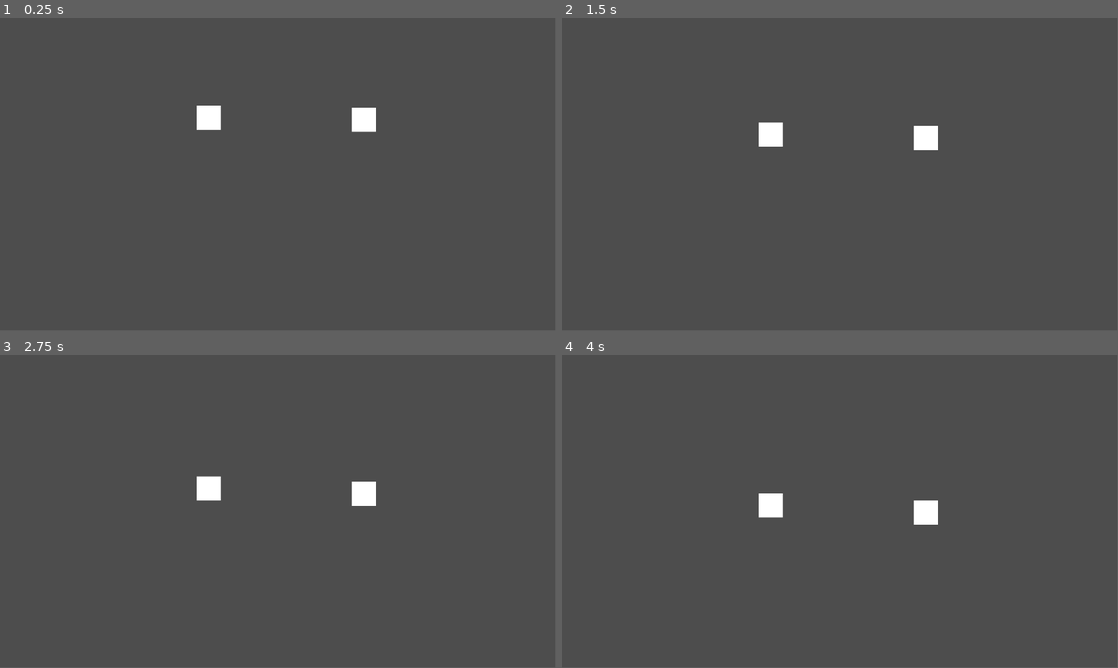
Above: before the commit, frames 1-4 (two rows, left to right).
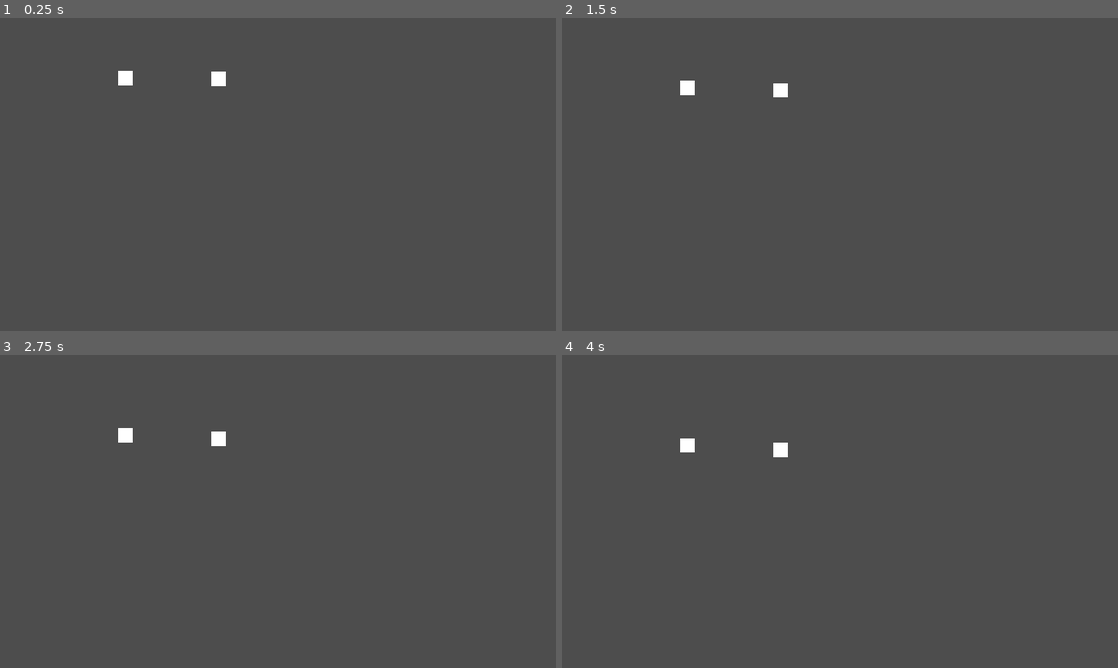
Above: after the commit, the same moments.

Repository: milksake/Slime
Game: Godot game, scene res://moco/moco.tscn
The game is run twice, just before and just after one commit, with the same random seed, the same clock (stepped at 60 frames per second) and the same inputs.
Inputs (mouse positions are in pixels of both pictures, inside the frame that each line leads up to):
- Up to frame 1 (0.25 s): no input
- Up to frame 2 (1.5 s): tap Enter at 0.5 s; move the mouse to (962, 158) at 0.52 s; press the mouse at (962, 158) at 0.53 s; hold Right (ui_right) 0.53-1.28 s; move the mouse to (728, 190) at 1.27 s; release the mouse at (728, 190) at 1.28 s; hold Left (ui_left) from 1.28 s (still down); click (728, 190) at 1.35 s
- Up to frame 3 (2.75 s): move the mouse to (333, 442) at 2.02 s; release Left (ui_left) at 2.03 s; press the mouse at (333, 442) at 2.03 s; hold Right (ui_right) from 2.03 s (still down)
- Up to frame 4 (4 s): move the mouse to (812, 574) at 2.77 s; release the mouse at (812, 574) at 2.78 s; click (812, 574) at 2.85 s; tap Space at 3.5 s; move the mouse to (1006, 558) at 3.52 s; release Right (ui_right) at 3.53 s; press the mouse at (1006, 558) at 3.53 s; hold Left (ui_left) from 3.53 s (still down)
In our replay, the window is 799x449 before the commit and 800x450 after it. These sizes can differ from the game's own. Grey fills any space a smaller window leaves; there, only what the larger window draws over its background counts as a difference.

The runs differ from the first frame. In frame 1, 0.9% of the frame differs, in the area x 21-68%, y 16-37%; in frame 2, 0.9%; in frame 3, 0.9%, in the area x 21-68%, y 23-49%; in frame 4, 0.9%.

Commit message:
binocular

Diff:
--- a/project.godot
+++ b/project.godot
@@ -15,8 +15,22 @@
 config/features=PackedStringArray("4.2", "Mobile")
 config/icon="res://icon.svg"
 
+[display]
+
+window/size/viewport_width=1920
+window/size/viewport_height=1080
+window/size/window_width_override=960
+window/size/window_height_override=540
+window/stretch/mode="canvas_items"
+window/stretch/aspect="expand"
+
 [input]
 
+left_click={
+"deadzone": 0.5,
+"events": [Object(InputEventMouseButton,"resource_local_to_scene":false,"resource_name":"","device":-1,"window_id":0,"alt_pressed":false,"shift_pressed":false,"ctrl_pressed":false,"meta_pressed":false,"button_mask":0,"position":Vector2(0, 0),"global_position":Vector2(0, 0),"factor":1.0,"button_index":1,"canceled":false,"pressed":false,"double_click":false,"script":null)
+]
+}
 limpiar_moco_izq={
 "deadzone": 0.5,
 "events": [Object(InputEventKey,"resource_local_to_scene":false,"resource_name":"","device":-1,"window_id":0,"alt_pressed":false,"shift_pressed":false,"ctrl_pressed":false,"meta_pressed":false,"pressed":false,"keycode":0,"physical_keycode":65,"key_label":0,"unicode":97,"echo":false,"script":null)
--- /dev/null
+++ b/scenes/arrow.tscn
@@ -0,0 +1,16 @@
+[gd_scene load_steps=3 format=3 uid="uid://uxwtk1n50hnr"]
+
+[ext_resource type="Script" path="res://scripts/arrow.gd" id="1_veg4p"]
+[ext_resource type="Texture2D" uid="uid://cqqiqerlqlrq" path="res://icon.svg" id="2_1obo5"]
+
+[node name="Arrow" type="Node2D"]
+script = ExtResource("1_veg4p")
+
+[node name="Sprite2D" type="Sprite2D" parent="."]
+texture = ExtResource("2_1obo5")
+
+[node name="Sprite2D2" type="Sprite2D" parent="."]
+position = Vector2(57, 0.999996)
+rotation = -0.785398
+scale = Vector2(0.671875, 0.671875)
+texture = ExtResource("2_1obo5")
--- /dev/null
+++ b/scenes/binocular.tscn
@@ -0,0 +1,31 @@
+[gd_scene load_steps=6 format=3 uid="uid://c02pxyk02f7fw"]
+
+[ext_resource type="Script" path="res://scripts/binocular.gd" id="1_k0oi4"]
+[ext_resource type="PackedScene" uid="uid://ccftxic4q1bno" path="res://scenes/target.tscn" id="2_cj21g"]
+[ext_resource type="PackedScene" uid="uid://uxwtk1n50hnr" path="res://scenes/arrow.tscn" id="3_jamr6"]
+[ext_resource type="Texture2D" uid="uid://bm8larv2opxml" path="res://assets/binoculares.png" id="3_rgv22"]
+[ext_resource type="PackedScene" uid="uid://dolwsfd4w08nk" path="res://scenes/target_symbol.tscn" id="4_ktapy"]
+
+[node name="Binocular" type="Node2D" node_paths=PackedStringArray("arrow", "camera", "target_symbol")]
+script = ExtResource("1_k0oi4")
+plane_velocity = 50.0
+turn_velocity = 1.0
+target_symbol_velocity = 10.0
+target_scene = ExtResource("2_cj21g")
+arrow = NodePath("Camera2D/Arrow")
+camera = NodePath("Camera2D")
+target_symbol = NodePath("Camera2D/TargetSymbol")
+spawnAreaLimits = Rect2(-1000, -1000, 2000, 2000)
+
+[node name="Camera2D" type="Camera2D" parent="."]
+ignore_rotation = false
+
+[node name="TargetSymbol" parent="Camera2D" instance=ExtResource("4_ktapy")]
+
+[node name="Arrow" parent="Camera2D" instance=ExtResource("3_jamr6")]
+z_index = 2
+
+[node name="Sprite2D" type="Sprite2D" parent="Camera2D"]
+z_index = 1
+scale = Vector2(0.55, -0.569)
+texture = ExtResource("3_rgv22")
--- /dev/null
+++ b/scenes/target.tscn
@@ -0,0 +1,24 @@
+[gd_scene load_steps=4 format=3 uid="uid://ccftxic4q1bno"]
+
+[ext_resource type="Script" path="res://scripts/target.gd" id="1_4tyaf"]
+[ext_resource type="Texture2D" uid="uid://bwh6enurwv0od" path="res://assets/target.png" id="2_3s5ox"]
+
+[sub_resource type="RectangleShape2D" id="RectangleShape2D_1g1ni"]
+size = Vector2(226, 162)
+
+[node name="Target" type="Area2D" node_paths=PackedStringArray("vis")]
+collision_layer = 8
+collision_mask = 8
+script = ExtResource("1_4tyaf")
+vis = NodePath("VisibleOnScreenNotifier2D")
+
+[node name="CollisionShape2D" type="CollisionShape2D" parent="."]
+shape = SubResource("RectangleShape2D_1g1ni")
+
+[node name="Icon" type="Sprite2D" parent="."]
+position = Vector2(-40, 0)
+scale = Vector2(0.7, 0.7)
+texture = ExtResource("2_3s5ox")
+
+[node name="VisibleOnScreenNotifier2D" type="VisibleOnScreenNotifier2D" parent="."]
+scale = Vector2(6.4, 6.4)
--- /dev/null
+++ b/scenes/target_symbol.tscn
@@ -0,0 +1,18 @@
+[gd_scene load_steps=3 format=3 uid="uid://dolwsfd4w08nk"]
+
+[ext_resource type="Texture2D" uid="uid://cqqiqerlqlrq" path="res://icon.svg" id="1_yqmhh"]
+
+[sub_resource type="RectangleShape2D" id="RectangleShape2D_d7tya"]
+size = Vector2(128, 128)
+
+[node name="TargetSymbol" type="Area2D"]
+z_index = 1
+collision_layer = 8
+collision_mask = 8
+
+[node name="Sprite" type="Sprite2D" parent="."]
+modulate = Color(0.729412, 0.141176, 0.270588, 0.482353)
+texture = ExtResource("1_yqmhh")
+
+[node name="CollisionShape2D" type="CollisionShape2D" parent="."]
+shape = SubResource("RectangleShape2D_d7tya")
--- /dev/null
+++ b/scripts/arrow.gd
@@ -0,0 +1,8 @@
+extends Node2D
+class_name Arrow
+
+func _ready():
+	pass
+
+func _process(delta):
+	pass
--- /dev/null
+++ b/scripts/binocular.gd
@@ -0,0 +1,73 @@
+extends Node2D
+
+@export var plane_velocity : float
+@export var turn_velocity : float
+@export var target_symbol_velocity : float
+
+@export var target_scene : PackedScene
+@export var arrow : Arrow
+@export var camera : Camera2D
+@export var target_symbol : Area2D
+
+@export var spawnAreaLimits : Rect2
+
+var target : Target
+
+var tl : float
+var tr : float
+var dl : float
+var dr : float
+
+func _ready():
+	newTarget()
+	var cameraRect = camera.get_viewport_rect().size
+	tl = fmod(Vector2(-cameraRect.x/2, -cameraRect.y/2).angle() + 4*PI, 2*PI)
+	tr = fmod(Vector2(cameraRect.x/2, -cameraRect.y/2).angle() + 4*PI, 2*PI)
+	dl = fmod(Vector2(-cameraRect.x/2, cameraRect.y/2).angle() + 4*PI, 2*PI)
+	dr = fmod(Vector2(cameraRect.x/2, cameraRect.y/2).angle() + 4*PI, 2*PI)
+
+func _process(delta):
+	camera.position -= Vector2.from_angle(camera.rotation + PI/2) * plane_velocity * delta
+
+	var disp = camera.to_local(target.global_position)
+	var ang = fmod(disp.angle() + 4*PI, 2*PI)
+	var length
+	if (ang > dr and ang < dl) or (ang > tl and ang < tr):
+		var y = camera.get_viewport_rect().size.y/2 * (1 if ang < PI else -1)
+		length = disp.length() * y/disp.y
+	else:
+		var x = camera.get_viewport_rect().size.x/2 * (-1 if ang > PI/2 and ang < 3*PI/2 else 1)
+		length = disp.length() * x/disp.x
+	arrow.position = disp.normalized() * (length - 110)
+	arrow.rotation = ang
+
+	var mouse_pos = camera.get_local_mouse_position()
+	if target_symbol.position != mouse_pos:
+		target_symbol.position += target_symbol_velocity * (mouse_pos - target_symbol.position).normalized()
+	if target_symbol.position.distance_to(mouse_pos) <= target_symbol_velocity:
+			target_symbol.position = mouse_pos
+	if Input.is_action_pressed("ui_left"):
+		turn(-delta*turn_velocity)
+	if Input.is_action_pressed("ui_right"):
+		turn(delta*turn_velocity)
+	arrow.visible = not target.is_on_screen()
+
+func newTarget():
+	target = target_scene.instantiate()
+	target.connect("input_event", destroyTarget.bind(target))
+	var cameraRect = camera.get_viewport_rect().size
+	target.position.x = camera.position.x + (randf_range(spawnAreaLimits.position.x, -cameraRect.x/2 - 100) if randi_range(0, 1) else randf_range(cameraRect.x/2 + 100, spawnAreaLimits.position.x + spawnAreaLimits.size.x))
+	target.position.y = camera.position.y + (randf_range(spawnAreaLimits.position.y, -cameraRect.y/2 - 100) if randi_range(0, 1) else randf_range(cameraRect.y/2 + 100, spawnAreaLimits.position.y + spawnAreaLimits.size.y))
+	add_child(target)
+	print("newTarget")
+
+func destroyTarget(_v, event, _i, targett):
+	if event.is_action_pressed("left_click") and target_symbol.has_overlapping_areas():
+		targett.visible = false
+		targett.call_deferred("queue_free")
+		print("targetDestroyed")
+		newTarget()
+
+func turn(radians):
+	camera.rotate(radians)
+	#print("rotated")
--- /dev/null
+++ b/scripts/target.gd
@@ -0,0 +1,7 @@
+extends Area2D
+class_name Target
+
+@export var vis : VisibleOnScreenNotifier2D
+
+func is_on_screen() -> bool:
+	return vis.is_on_screen()
Binary file added: assets/binoculares.png
Not shown, added: assets/binoculares.png.import
Binary file added: assets/target.png
Not shown, added: assets/target.png.import
